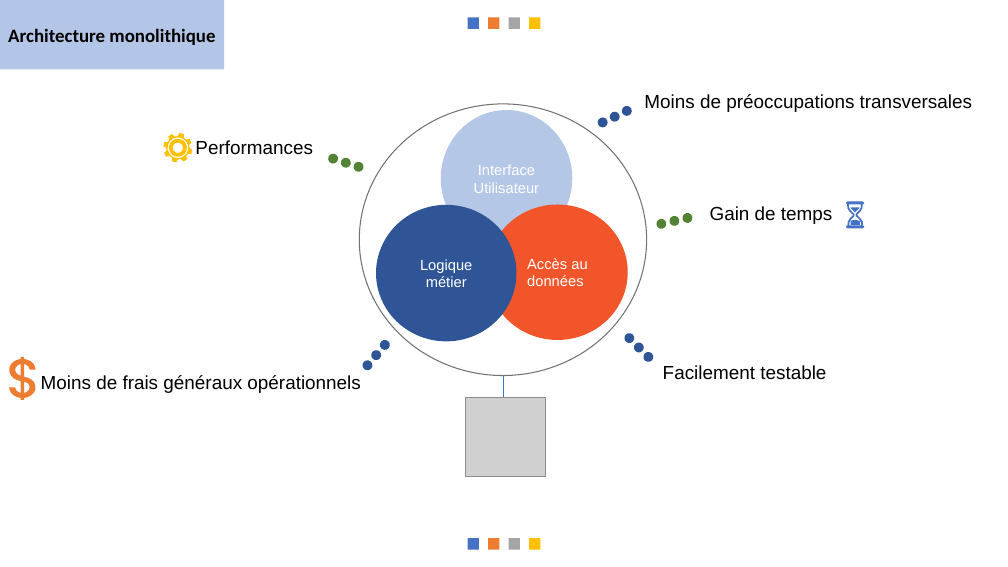
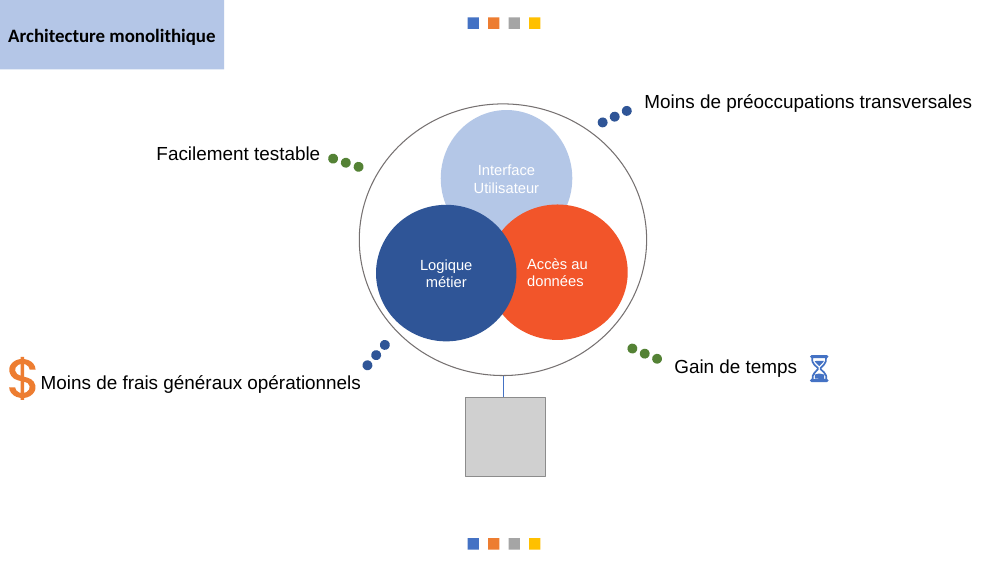
Before and after one commit to messaoudibrahim/Memoire, a slide deck: slide 8 of DIAPO/Présentation.pptx. Drawn at 1008x567 pixels with LibreOffice and Linux fonts; fonts in the diff are those of the drawing; grey boxes stand for pictures. Boxes give left, top, right and bottom in pixels: in the first picture for what was removed or moved away, otherwise in the second. Text is boxed around its words. In the diff, an @@ line names an element or a change of style, - is before the commit and + after.

```diff
--- a/DIAPO/Présentation.pptx
+++ b/DIAPO/Présentation.pptx
@@ text "Facilement testable": place and size @@
-text "Facilement testable" at bbox=[663, 365, 826, 380]
+text "Facilement testable" at bbox=[156, 146, 320, 161]
@@ freeform shape removed at bbox=[163, 133, 193, 163] @@
@@ text removed at bbox=[195, 140, 313, 155] @@
-Performances
@@ ellipse removed at bbox=[623, 331, 636, 345] @@
@@ ellipse removed at bbox=[632, 341, 646, 354] @@
@@ ellipse removed at bbox=[641, 350, 655, 364] @@
@@ rotation 77 to 112 degrees in 3 elements at bbox=[626, 343, 639, 355], bbox=[638, 347, 651, 360], bbox=[651, 352, 664, 365] @@
@@ text "Gain de temps": place and size @@
-text "Gain de temps" at bbox=[710, 206, 832, 224]
+text "Gain de temps" at bbox=[674, 359, 797, 377]
@@ freeform shape: place and size @@
-freeform shape at bbox=[834, 193, 878, 237]
+freeform shape at bbox=[797, 347, 841, 391]
```
Also in this commit, not shown: 6 other slides changed, 3 other files.
